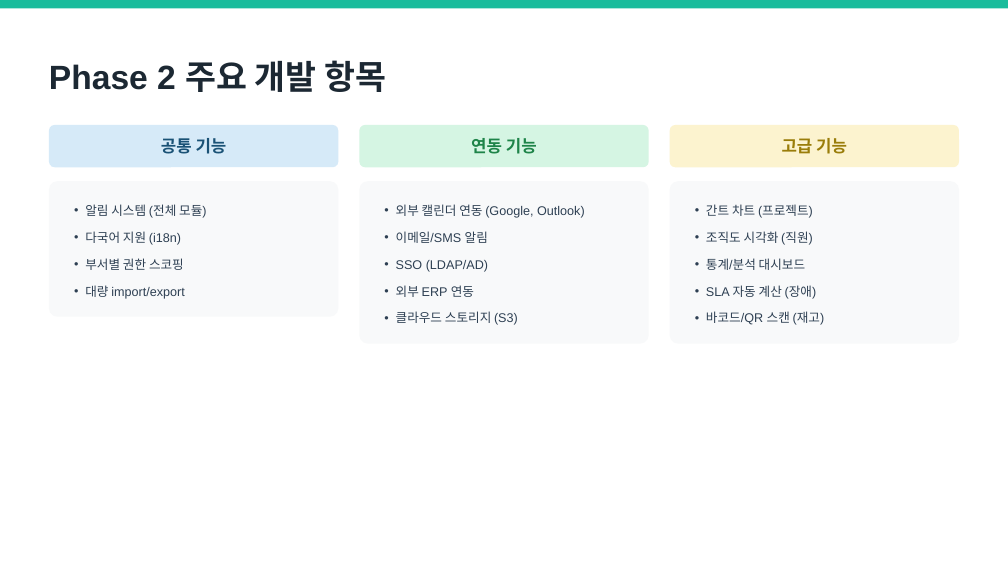
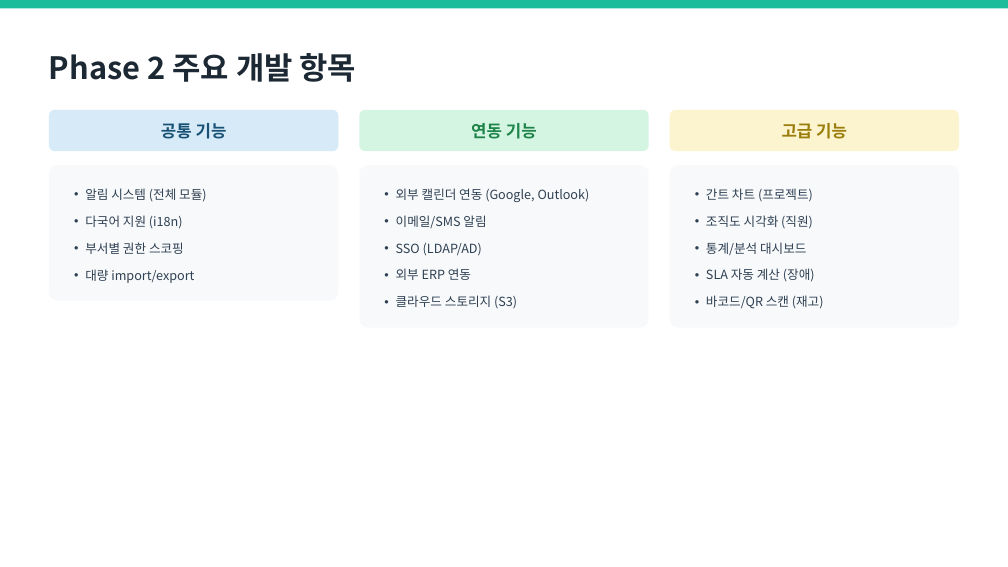
Before and after one commit to MoonjaeChoi/sunjin-erp, a slide deck: slide 14 of workspace/ppt/선진인포텍_ERP_Out-of-Scope_정리.pptx. Drawn at 1008x567 pixels with LibreOffice and Linux fonts; fonts in the diff are those of the drawing. Boxes give left, top, right and bottom in pixels: in the first picture for what was removed or moved away, otherwise in the second. Text is boxed around its words. In the diff, an @@ line names an element or a change of style, - is before the commit and + after.

```diff
--- a/workspace/ppt/선진인포텍_ERP_Out-of-Scope_정리.pptx
+++ b/workspace/ppt/선진인포텍_ERP_Out-of-Scope_정리.pptx
@@ text "Phase 2 주요 개발 항목" moved from (x1=49, y1=60, x2=386, y2=92) to (x1=49, y1=53, x2=357, y2=82) @@
@@ text "Phase 2 주요 개발 항목" at (x1=49, y1=53, x2=357, y2=82): size 24 to 22 pt, font Arial to Noto Sans CJK KR; less space between paragraphs @@
@@ proportions changed in 3 elements at (x1=49, y1=110, x2=339, y2=151), (x1=359, y1=110, x2=648, y2=151), (x1=669, y1=110, x2=959, y2=151) @@
@@ 6 texts, 6 rounded rectangles moved together from (x1=49, y1=125, x2=959, y2=344) to (x1=49, y1=110, x2=959, y2=328) @@
@@ font Arial to Noto Sans CJK KR in 6 elements at (x1=161, y1=123, x2=227, y2=139), (x1=471, y1=123, x2=537, y2=139), (x1=782, y1=123, x2=847, y2=139), (x1=85, y1=188, x2=206, y2=283), (x1=396, y1=188, x2=590, y2=309), (x1=706, y1=188, x2=824, y2=309) @@
```
Also in this commit, not shown: 15 other slides changed, 16 other files.
